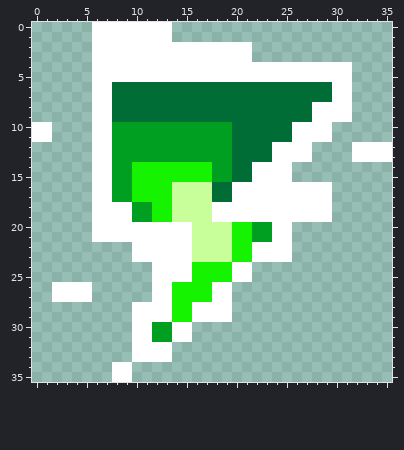
Pixel-art sprite, stored at images/gamejolt.png. The picture above was drawn from the file before the commit.
The file is 36x36 pixels.
And afterwards:
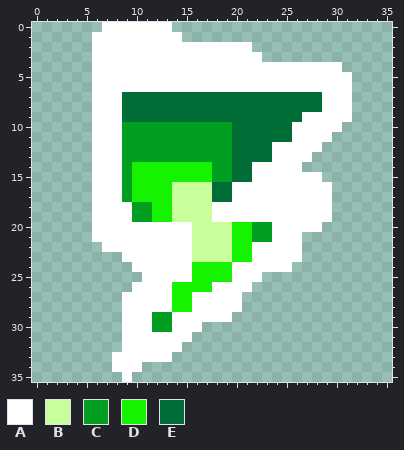
Palette (. is transparent): A #ffffff  B #c8ff9b  C #009f22  D #15f300  E #006d37
Change:
The edit adds colour A in row 1 at x 14; in row 3 at x 22; in row 10 at x 30; in row 12 at x 28; in row 14 at x 26; in row 15 at x 26 to 28.
The edit adds colour A in row 20 at x 26 to 28; in row 21 at x 26; in row 22 at x 7 to 9 and 26; in row 23 at x 9 and 26; in row 24 at x 10 to 11 and 22 to 25; in row 25 at x 11 and 22.
The edit adds colour A in row 26 at x 10 to 11 and 20 to 21; in row 27 at x 9 to 11 and 20; in row 28 at x 9 and 20; in row 29 at x 9; in row 30 at x 9 and 16; in row 31 at x 9.
The edit adds colour A in row 32 at x 9 and 14; in row 33 at x 8 to 9; in row 34 at x 10.
Colour C gives way to colour A in rows 10 to 17 at x 8; in row 31 at x 12 to 13.
Colour D gives way to colour A in row 27 at x 16 to 17; in row 29 at x 14 to 15.
Colour E gives way to colour A in row 6 at x 8 to 29; in row 7 at x 8 and 29; in row 8 at x 8; in row 9 at x 8 and 27.
Colour A gives way to colour C in row 29 at x 12 to 13.
Colour A gives way to colour E in row 8 at x 28.
The author cleared colour A in row 0 at x 6; in row 4 at x 31; in rows 10 to 11 at x 0 to 1; in rows 12 to 13 at x 32 to 35; in rows 26 to 27 at x 2 to 5; in row 35 at x 8.
Boxes around the changes in both pictures, in picture pixels (x1, y1, x2, y2):
erased: (92, 22, 102, 32)
added: (172, 32, 182, 42)
changed: (52, 52, 392, 382)
erased: (32, 122, 52, 142)
